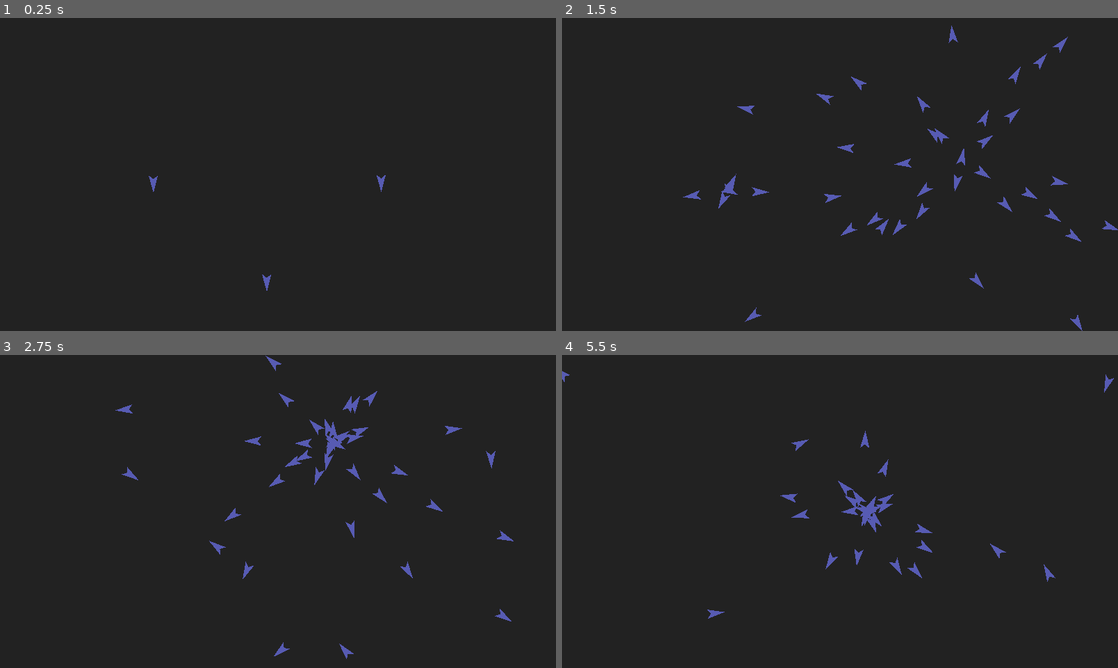
Above: before the commit, frames 1-4 (two rows, left to right).
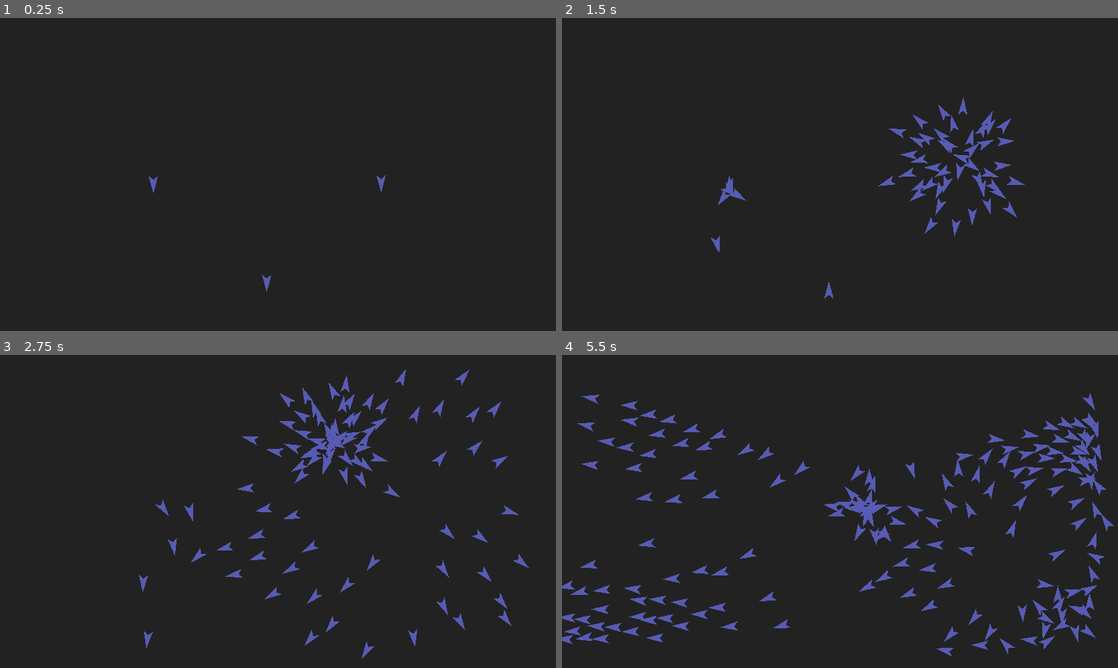
Above: after the commit, the same moments.

Repository: blinry/boids
Game: Godot game, scene res://main.tscn
Same seed, same stepped clock (60 frames per second), same inputs: the game is played once before the commit and once after it.
Inputs (mouse positions are in pixels of both pictures, inside the frame that each line leads up to):
- Up to frame 1 (0.25 s): no input
- Up to frame 2 (1.5 s): move the mouse to (962, 158) at 0.52 s; press the mouse at (962, 158) at 0.53 s; move the mouse to (728, 190) at 1.27 s; release the mouse at (728, 190) at 1.28 s; click (728, 190) at 1.35 s
- Up to frame 3 (2.75 s): move the mouse to (333, 442) at 2.02 s; press the mouse at (333, 442) at 2.03 s
- Up to frame 4 (5.5 s): move the mouse to (812, 574) at 2.77 s; release the mouse at (812, 574) at 2.78 s; click (812, 574) at 2.85 s; move the mouse to (1006, 558) at 3.52 s; press the mouse at (1006, 558) at 3.53 s; move the mouse to (673, 464) at 4.27 s; release the mouse at (673, 464) at 4.28 s; click (673, 464) at 4.35 s; move the mouse to (867, 511) at 5.02 s; press the mouse at (867, 511) at 5.03 s

The runs differ from the first frame. In frame 1, less than 0.1% of the frame differs, in the area x 26-70%, y 50-88%; in frame 2, 2.9%; in frame 3, 3.9%; in frame 4, 6.7%, in the area x 0-100%, y 5-97%.

Commit message:
Okayish swarms

Diff:
--- a/boid.gd
+++ b/boid.gd
@@ -7,9 +7,10 @@
 	velocity += separation()*4
 	velocity += alignment()*0.05
 
-	velocity += edge_avoid()*50
+	velocity += edge_avoid()*10
 
-	#velocity *= 1.005
+	if velocity.length() < 300:
+		velocity *= 1.01
 
 	position += delta*velocity
 	rotation = velocity.angle()
@@ -34,7 +35,7 @@
 		var boid = area.get_parent()
 		average += boid.velocity
 	average /= areas.size()
-	return (velocity - average)
+	return (average - velocity)
 
 func separation():
 	var change = Vector2.ZERO
--- a/boid.tscn
+++ b/boid.tscn
@@ -6,10 +6,10 @@
 radius = 28.5878
 
 [sub_resource type="CircleShape2D" id=3]
-radius = 171.113
+radius = 97.8695
 
 [sub_resource type="CircleShape2D" id=2]
-radius = 164.756
+radius = 108.848
 
 [node name="Boid" type="Node2D" groups=[
 "boids",
